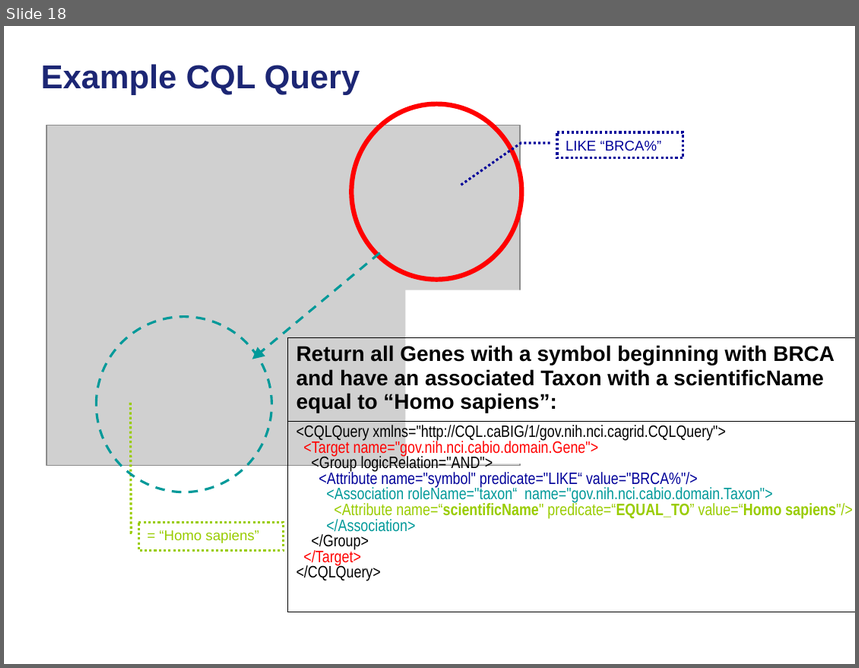
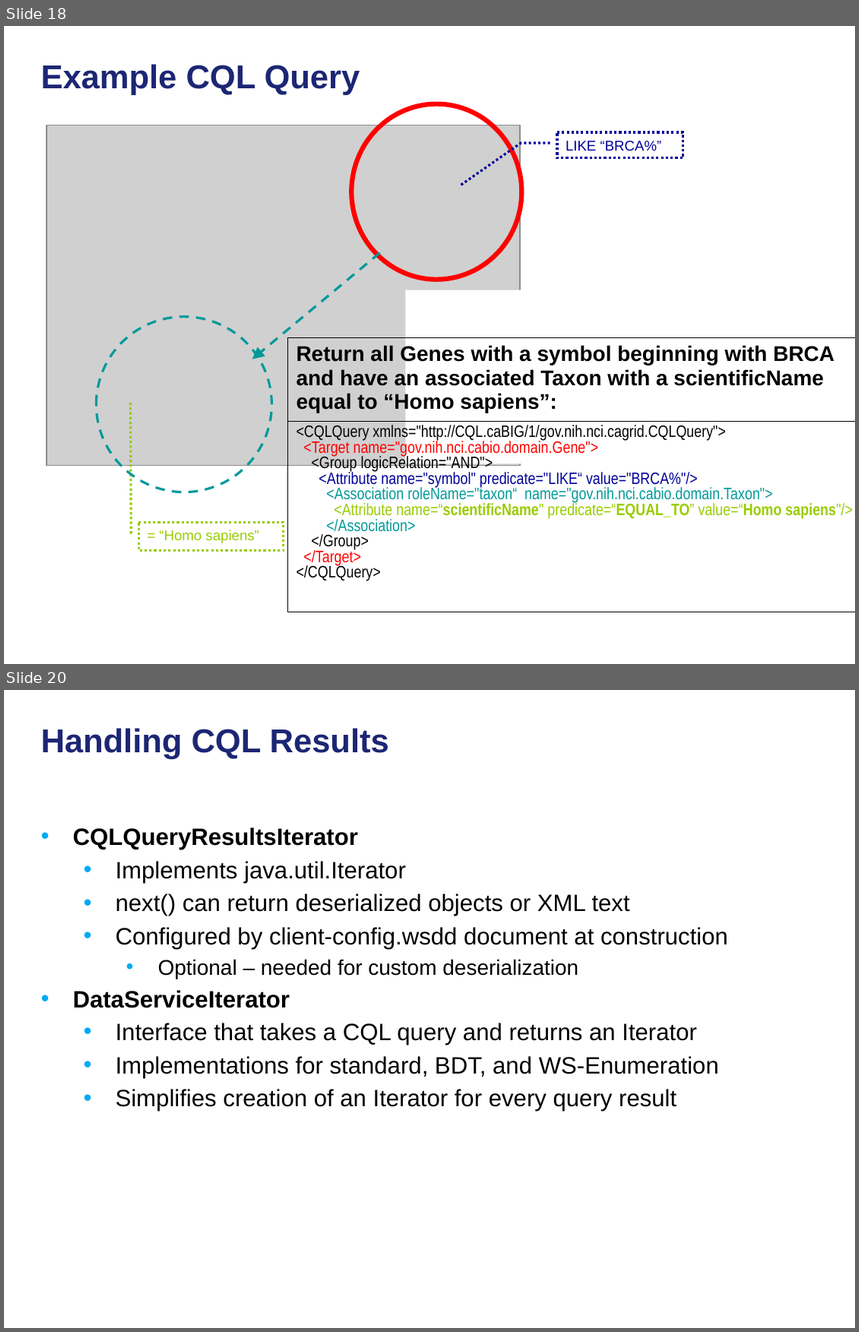
Before and after one commit to NCIP/cagrid-docs, a slide deck: presentations/200906_Novartis/caGrid Data Services.pptx. Shown one above the other, each under a label of ours: slide 18 before the commit, slides 18 and 20 after it; the slides between them are not shown. The pictures are 859x668 and 859x1332 pixels, drawn with LibreOffice and Linux fonts; fonts in the diff are those of the drawing; grey boxes stand for pictures; background and template pictures are left out. Boxes give left, top, right and bottom in pixels: in the first picture for what was removed or moved away, otherwise in the second. Text is boxed around its words. In the diff, an @@ line names an element or a change of style, - is before the commit and + after.

```diff
--- a/presentations/200906_Novartis/caGrid Data Services.pptx
+++ b/presentations/200906_Novartis/caGrid Data Services.pptx
@@ slide 20 added at [4,690,855,1328], background picture (left out) @@
@@ title added at [41,728,389,759], 28 pt, text #1C2674, bold @@
+Handling CQL Results
@@ text added at [73,828,728,1112], 20 pt, text #000000 @@
+• CQLQueryResultsIterator
+  • Implements java.util.Iterator
+  • next() can return deserialized objects or XML text
+  • Configured by client-config.wsdd document at construction
+    • Optional – needed for custom deserialization
+• DataServiceIterator
+  • Interface that takes a CQL query and returns an Iterator
+  • Implementations for standard, BDT, and WS-Enumeration
+  • Simplifies creation of an Iterator for every query result
```
Also in this commit, not shown: 1 slide changed.
